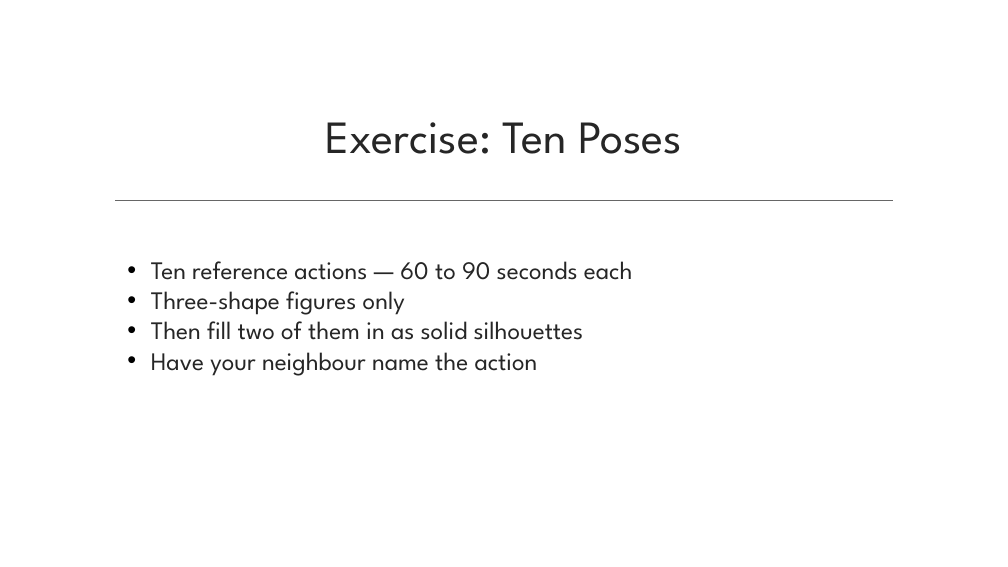
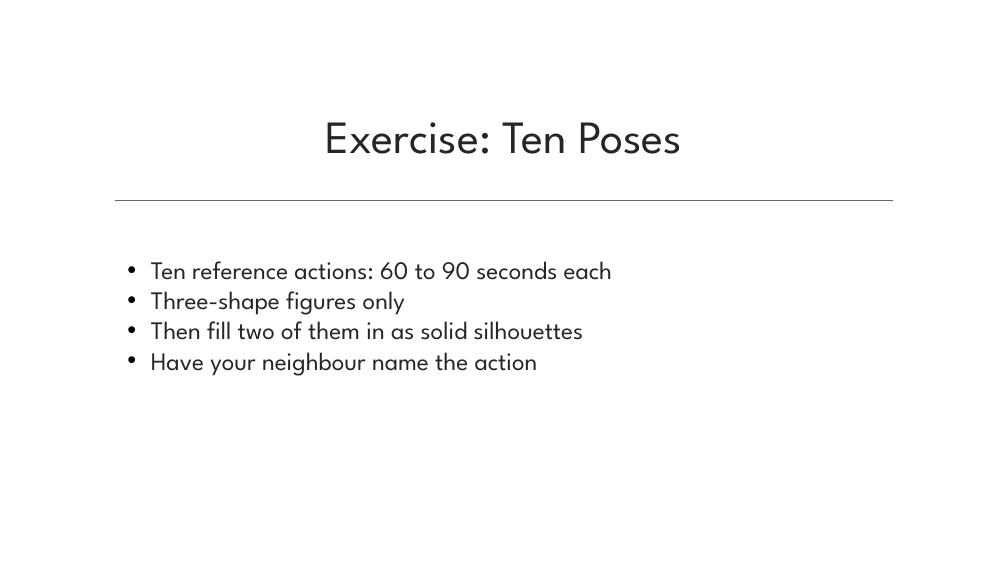
Before and after one commit to dcoes/Classes, a slide deck: slide 46 of Storyboarding/NewLectures/01_Intro_to_Storyboarding.pptx. Drawn at 1008x567 pixels with LibreOffice and Linux fonts; fonts in the diff are those of the drawing; background and template pictures are left out. Boxes give left, top, right and bottom in pixels: in the first picture for what was removed or moved away, otherwise in the second. Text is boxed around its words. In the diff, an @@ line names an element or a change of style, - is before the commit and + after.

```diff
--- a/Storyboarding/NewLectures/01_Intro_to_Storyboarding.pptx
+++ b/Storyboarding/NewLectures/01_Intro_to_Storyboarding.pptx
@@ text at box(151, 261, 613, 280): text changed @@
-• Ten reference actions — 60 to 90 seconds each
+• Ten reference actions: 60 to 90 seconds each
```
Also in this commit, not shown: 13 other slides changed, 53 other files.
